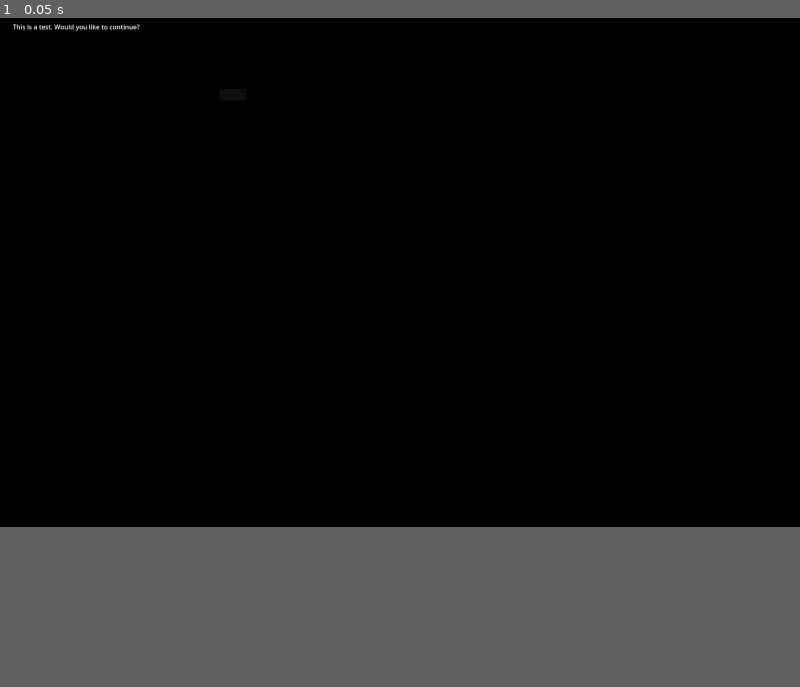
Above: before the commit, frame 1.
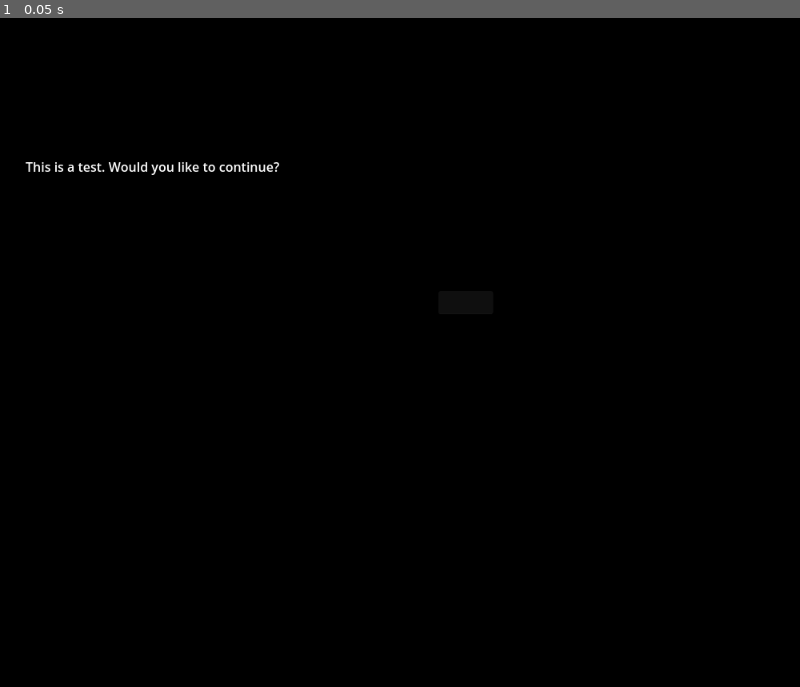
Above: after the commit, the same moment.

Repository: basmalord/worktextadventure
Game: Godot game, scene res://Passage/Scenes/passage.tscn
Two runs of this game, one before a commit and one after it. Both use one fixed random seed, a clock stepped at 60 frames per second and the inputs below. The project has no main scene, so this scene is started directly.
Inputs:
- Up to frame 1 (0.05 s): no input
In our replay, the window is 800x640 before the commit and 800x800 after it. These sizes can differ from the game's own. Grey fills any space a smaller window leaves; there, only what the larger window draws over its background counts as a difference.

The runs differ from the first frame. In frame 1, 0.3% of the frame differs, in the area x 1-35%, y 0-24%.

Commit message:
post-legacy branch 4.5.1 commit

Diff:
--- a/Passage/Scripts/passage.gd
+++ b/Passage/Scripts/passage.gd
@@ -42,3 +42,4 @@
 	if input_strings.find(player_input_text.to_lower()) != -1: #This checks whether the text inputted by the player matches any of the inputs associated with the passage.
 		passage_json_file_location = passage_json_files_folder + valid_inputs[player_input_text]["passage_name"] + ".txt"
 		load_passage()
+	print(player_input_text)
--- /dev/null
+++ b/WordGrid/Word/word_button.gd
@@ -0,0 +1,33 @@
+extends Button
+
+class_name WordButton
+
+@export_enum("Default",
+"Enthusiasm",
+"Dedication",
+"Realism",
+"Compassion",
+"Success",
+"Profit",
+"Environment",
+"Ethics",
+"Relax") var word: String = "Default"
+@export var usage: int = 10
+
+func _ready():
+	self.pressed.connect(_on_pressed)
+	set_word(word)
+
+func set_word(word_to_set: String):
+	text = word_to_set
+	word = word_to_set
+
+
+
+func _on_pressed() -> void:
+	if get_tree().get_first_node_in_group("Passage") == null:
+		print("ERROR: NO PASSAGE NODE IN SCENE")
+		return
+	var passage = get_tree().get_first_node_in_group("Passage")
+	passage._on_input_box_text_submitted(word)
+	print("Worked")
--- a/project.godot
+++ b/project.godot
@@ -11,13 +11,13 @@
 [application]
 
 config/name="WorkTextAdventure"
-config/features=PackedStringArray("4.4", "Forward Plus")
+config/features=PackedStringArray("4.5", "Forward Plus")
 config/icon="res://icon.svg"
 
 [display]
 
-window/size/viewport_width=2000
-window/size/viewport_height=2000
+window/size/viewport_width=1000
+window/size/viewport_height=1000
 
 [rendering]
 
Not shown, added: WordGrid/Word/word_button.gd.uid
